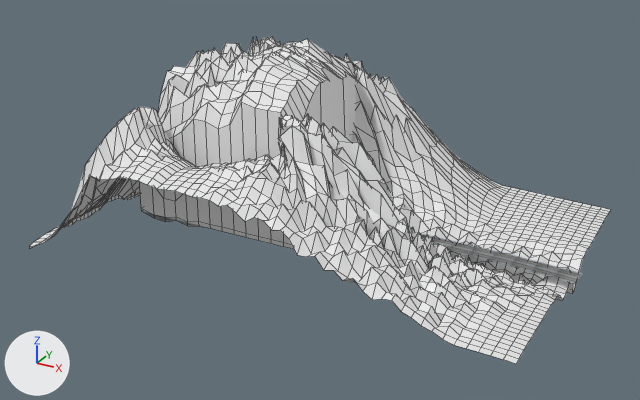
What one commit did to the FBX model unity/Assets/_Game/Scenes/Road/scene_1_road3.fbx.
Camera for both pictures: a camera (50 mm lens) standing at (-116.0, -448.0, 191.0) and looking at (-306.0, -102.0, 19.0). Every picture has the same lights, and +X, +Y and +Z are marked at lower left. Mesh edges are drawn as thin lines on the coarser meshes. Where no turn or scale is listed for an object, it has been applied to the vertices.
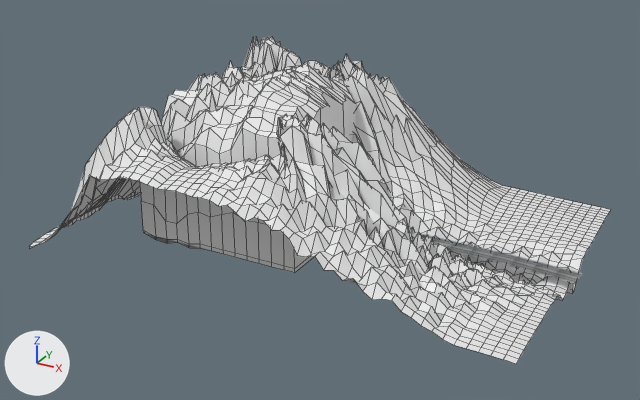
Location of each change, [x1, y1, x2, y2] in pixels of the pictures (640 x 400 px):
```json
{"object": "Cube", "change": "moved", "before": [140, 39, 356, 249], "after": [139, 64, 355, 273]}
```

The change, as JSON lines over the scene's bpy script:
```json
{"op": "set", "path": "ob_cube.location", "old": "(-350.7, -89.9, 19.7)", "new": "(-350.7, -89.9, 7.4)"}
```
